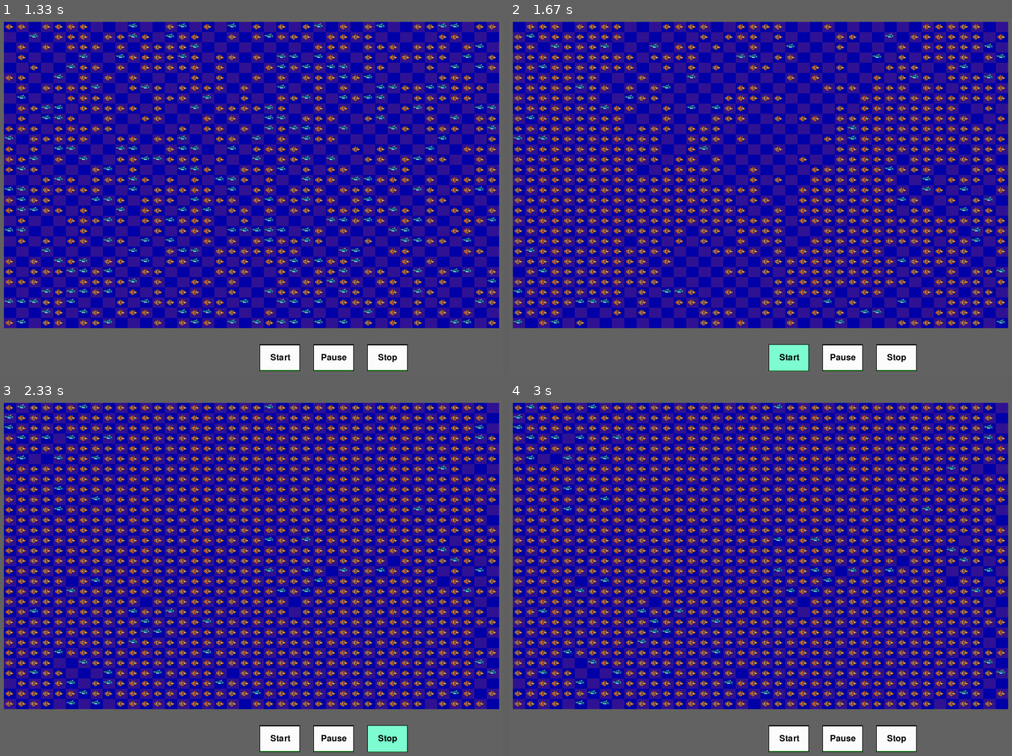
Above: before the commit, frames 1-4 (two rows, left to right).
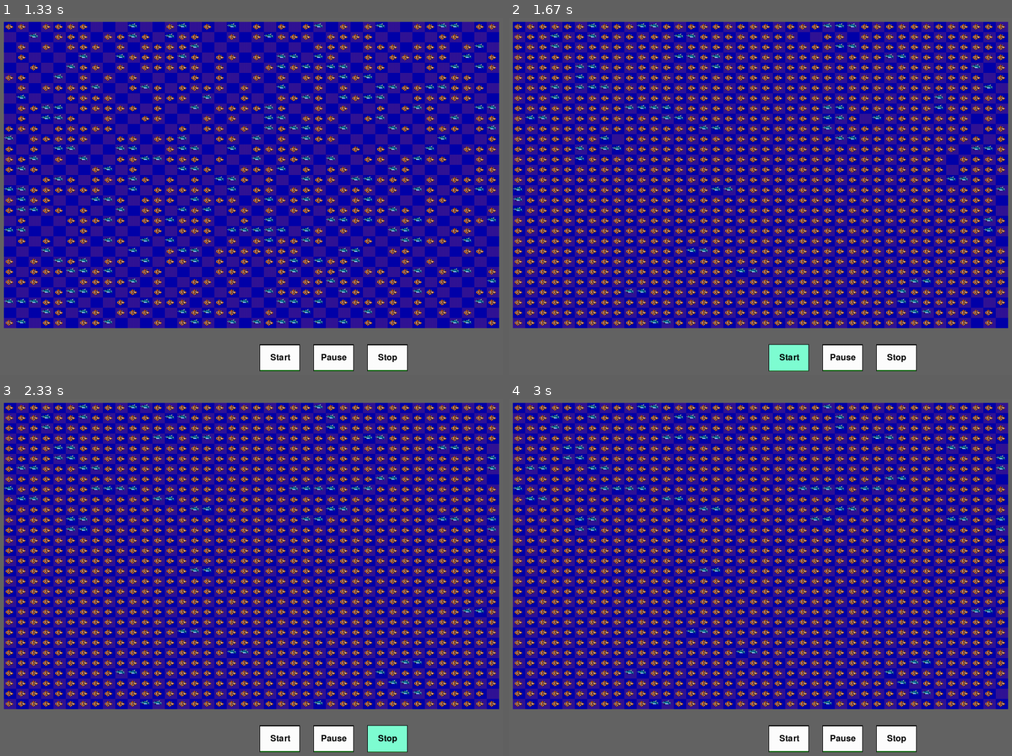
Above: after the commit, the same moments.

Repository: Khadaassi/Simplon_Wa-tor
Game: pygame game, started from main.py
Same seed, same stepped clock (60 frames per second), same inputs: the game is played once before the commit and once after it.
Inputs (mouse positions are in pixels of both pictures, inside the frame that each line leads up to):
- Up to frame 1 (1.33 s): no input
- Up to frame 2 (1.67 s): click (790, 357) at 1.38 s
- Up to frame 3 (2.33 s): click (321, 609) at 1.72 s; click (387, 738) at 2.05 s
- Up to frame 4 (3 s): click (775, 616) at 2.38 s

Frame 1 is identical in both runs. In frame 2, 9.0% of the frame differs, in the area x 0-99%, y 1-87%; in frame 3, 3.8%; in frame 4, 3.8%.

Commit message:
Refactor termination condition in main loop

Diff:
--- a/main.py
+++ b/main.py
@@ -67,7 +67,7 @@
             megalodon_population.append(world.megalodon_population)
             iterations.append(current_iteration)
 
-        if world.fish_population == 0 or world.shark_population == 0 or counter == 100:
+        if world.fish_population == 0 or world.shark_population == 0 or counter == 1000:
 
             break
 
--- a/world.py
+++ b/world.py
@@ -3,7 +3,6 @@
 from fish import Megalodon
 from fish import Megalodon_Tail
 from random import randint
-
 
 class World:
 
@@ -32,12 +31,13 @@
         self.shark_energy = shark_energy #The starting energy of a shark.
         self.shark_energy_gained_by_eating = shark_energy_gain #The amount of energy a shark gains when eating a fish
         self.shark_energy_depletion_rate = shark_energy_depletion_rate #The amount of energy lost when a shark moves. 1 by default.
-        self.enable_megalodons = allow_megalodons #If True, sharks can evolve into Megalodons
-        self.megalodon_evolution_threshold = megalodon_evolution_threshold #The amount of energy a shark needs to evolve into a Megalodon
+        self.enable_megalodons = allow_megalodons #if False, Megalodons generation will be disabled.
+        self.megalodon_evolution_threshold = megalodon_evolution_threshold #The amount of Fish a shark needs to eat before evolving to a Megalodon
+
         #Internal logic block
         self.next_move_will_eat = False
 
-        # Stats block
+        #Stats block
         self.fish_population = self.starting_population[0]
         self.shark_population = self.starting_population[1]
         self.megalodon_population = 0
@@ -55,10 +55,10 @@
         Populate the first state of the world by placing fishes and sharks randomly in the grid.
         """
 
-        # Reset the grid
+        #Reset the grid
         self.grid = []
 
-        # Get buffer values for fishes and sharks
+        #Get buffer values for fishes and sharks
         fishes = self.starting_population[0]
         sharks = self.starting_population[1]
         mega = self.megalodon_starting_population
@@ -69,13 +69,13 @@
             for y in range(0, self.size[0]):
                 self.grid[x].append(False)
 
-        # Place the fishes randomly
+        #Place the fishes randomly
         while fishes > 0:
             x, y = self.get_empty_grid_space()
             self.grid[x][y] = Fish(self.fish_reproduction_time)
             fishes -= 1
 
-        # Place the sharks randomly
+        #Place the sharks randomly
         while sharks > 0:
             x, y = self.get_empty_grid_space()
             self.grid[x][y] = Shark(self.shark_reproduction_time, self.shark_energy, self.megalodon_evolution_threshold)
@@ -93,11 +93,11 @@
         Update the world state and the state of every entity in the grid. (Movement, reproduction, death)
         """
 
-        # Move everything
+        #Move everything
         for x in range(0, len(self.grid)):
             for y in range(0, len(self.grid[x])):
 
-                # skip water tiles
+                #skip water tiles
                 if self.grid[x][y] == False:
                     continue
 
@@ -105,25 +105,27 @@
                 if self.grid[x][y].has_moved or isinstance(self.grid[x][y], Megalodon_Tail):
                     continue
 
-                # Set parameters for next entity
+                #Set parameters for next entity
                 self.next_move_will_eat = False
                 isMegalodon = isinstance(self.grid[x][y], Megalodon) and not isinstance(self.grid[x][y], Megalodon_Tail)
                 isShark = isinstance(self.grid[x][y], Shark) and not isinstance(self.grid[x][y], Megalodon) and not isinstance(self.grid[x][y], Megalodon_Tail)
                 self.grid[x][y].has_moved = True
                 will_reproduce = self.grid[x][y].reproduce()
                 will_die = False
+                will_evolve = False
 
                 #Get the availlable directions for current entity
-                direction = self.get_shark_directions(x, y) if isShark else self.get_fish_direction(x, y)
+                direction = self.get_shark_directions(x, y) if isShark else self.get_megalodons_directions(x, y) if isMegalodon \
+                    else self.get_fish_direction(x, y)
 
                 #If no legal movement, continue the loop
                 if direction == "":
                     continue
 
-                # Get one direction randomly among all availlable direction
-                direction = direction[randint(0, len(direction) - 1)]
-
-                # If Shark will eat a fish, it gains energy
+                #Get one direction randomly among all availlable direction
+                direction = direction[randint(0, len(direction)-1)]
+
+                #If Shark will eat a fish, it gains energy
                 if self.next_move_will_eat:
                         self.grid[x][y].eat(self.shark_energy_gained_by_eating)
                         #If Megaladons can appear, check if current shark can evolve
@@ -133,9 +135,7 @@
 
                 #Sharks lose energy when moving.
                 if isShark:
-                    if not self.grid[x][y].energy_management(
-                        self.shark_energy_depletion_rate
-                    ):
+                    if not self.grid[x][y].energy_management(self.shark_energy_depletion_rate):
                         self.grid[x][y] = False
                         will_die = True
 
@@ -160,33 +160,33 @@
                 if direction == "N":
                     self.grid[x-1][y] = self.grid[x][y] if not will_die else False
                 if direction == "D":
-                    self.grid[len(self.grid) - 1][y] = (
-                        self.grid[x][y] if not will_die else False
-                    )
-
-                # South/Down block
+                    self.grid[len(self.grid)-1][y] = self.grid[x][y] if not will_die else False
+
+                #South/Down block
                 if direction == "S":
-                    self.grid[x + 1][y] = self.grid[x][y] if not will_die else False
+                    self.grid[x+1][y] = self.grid[x][y] if not will_die else False
                 if direction == "U":
                     self.grid[0][y] = self.grid[x][y] if not will_die else False
 
-                # West/Right block
+                #West/Right block
                 if direction == "W":
-                    self.grid[x][y - 1] = self.grid[x][y] if not will_die else False
+                    self.grid[x][y-1] = self.grid[x][y] if not will_die else False
                 if direction == "R":
-                    self.grid[x][len(self.grid[x]) - 1] = (
-                        self.grid[x][y] if not will_die else False
-                    )
-
-                # East/Left block
+                    self.grid[x][len(self.grid[x])-1] = self.grid[x][y] if not will_die else False
+
+                #East/Left block
                 if direction == "E":
-                    self.grid[x][y + 1] = self.grid[x][y] if not will_die else False
+                    self.grid[x][y+1] = self.grid[x][y] if not will_die else False
                 if direction == "L":
                     self.grid[x][0] = self.grid[x][y] if not will_die else False
 
                 #Check for leaving tile behavior
                 #If reproducing, left a new entity of same type. Else, leaves water.
-                if will_reproduce:
+                if isMegalodon:
+                    #Move tail if the Megalodon didn't die
+                    if not will_die:
+                        self.grid[x][y] = Megalodon_Tail(direction)
+                elif will_reproduce:
                     if isShark:
                         self.grid[x][y] = Shark(self.shark_reproduction_time, self.shark_energy, self.megalodon_evolution_threshold)
                     else:
@@ -194,22 +194,23 @@
                 else:
                     self.grid[x][y] = False
 
-        # Reset fishes movement
+        #Reset fishes movement
         for x in self.grid:
             for y in x:
                 if y:
                     y.has_moved = False
 
+
     def get_empty_grid_space(self) -> int:
         """
         Return the coordinates of a random empty space in the grid as two int x and y.
         """
 
-        # Loop through random coordinates until one water tile is found
+        #Loop through random coordinates until one water tile is found
         found_suitable_space = False
         while not found_suitable_space:
-            x = randint(0, self.size[1] - 1)
-            y = randint(0, self.size[0] - 1)
+            x = randint(0, self.size[1]-1)
+            y = randint(0, self.size[0]-1)
             if self.grid[x][y] == False:
                 found_suitable_space = True
         return x, y
@@ -231,7 +232,7 @@
                 elif isinstance(y, Shark):
                     line += f"[\033[31mX\033[0m]"
                     self.shark_population += 1
-                elif isinstance(y, Fish):
+                elif isinstance(y,Fish):
                     line += f"[\033[33mO\033[0m]"
                     self.fish_population += 1
                 else:
@@ -319,31 +320,31 @@
         outcomes = ""
 
         #Check for North availlable
-        if x == 0 and not isinstance(self.grid[len(self.grid)-1][y], Fish) and not isinstance(self.grid[len(self.grid)-1][y], Shark):
+        if x == 0 and self.check_for_only_fish_in_tile(len(self.grid)-1, y):
             outcomes += "D"
         elif x == 0:
             pass
-        elif isinstance(self.grid[x-1][y], Fish) and not isinstance(self.grid[x-1][y], Shark):
+        elif self.check_for_only_fish_in_tile(x-1, y):
             outcomes += "N"
 
         #Check for South availlable
-        if x == (len(self.grid) - 1) and isinstance(self.grid[0][y], Fish) and not isinstance(self.grid[0][y], Shark):
+        if x == (len(self.grid) - 1) and self.check_for_only_fish_in_tile(0, y):
             outcomes += "U"
         elif x == (len(self.grid) - 1):
             pass
-        elif isinstance(self.grid[x+1][y], Fish) and not isinstance(self.grid[x+1][y], Shark):
+        elif self.check_for_only_fish_in_tile(x+1, y):
             outcomes += "S"
 
         #Check for West availlable
-        if y == 0 and isinstance(self.grid[x][len(self.grid[y])-1], Fish) and not isinstance(self.grid[x][len(self.grid[y])-1], Shark):
+        if y == 0 and self.check_for_only_fish_in_tile(x, len(self.grid[y])-1):
             outcomes += "R"
         elif y == 0:
             pass
-        elif isinstance(self.grid[x][y-1], Fish) and not isinstance(self.grid[x][y-1], Shark):
+        elif self.check_for_only_fish_in_tile(x, y-1):
             outcomes += "W"
 
         #check for East availlabke
-        if y == (len(self.grid[x]) - 1) and isinstance(self.grid[x][0], Fish) and not isinstance(self.grid[x][0], Shark):
+        if y == (len(self.grid[x]) - 1) and self.check_for_only_fish_in_tile(x, 0):
             outcomes += "L"
         elif y == (len(self.grid[x]) - 1):
             pass
@@ -354,7 +355,7 @@
             self.next_move_will_eat = True
             return outcomes
 
-        # If no fish availlable, return normal fish behavior
+        #If no fish availlable, return normal fish behavior
         return self.get_fish_direction(x, y)
 
     def get_fish_direction(self, x: int, y: int) -> str:
@@ -375,36 +376,36 @@
 
         outcomes = ""
 
-        # Check for North availlable
-        if x == 0 and self.grid[len(self.grid) - 1][y] == False:
+        #Check for North availlable
+        if x == 0 and self.grid[len(self.grid)-1][y] == False:
             outcomes += "D"
         elif x == 0:
             pass
-        elif self.grid[x - 1][y] == False:
+        elif self.grid[x-1][y] == False:
             outcomes += "N"
 
-        # Check for South availlable
+        #Check for South availlable
         if x == (len(self.grid) - 1) and self.grid[0][y] == False:
             outcomes += "U"
         elif x == (len(self.grid) - 1):
             pass
-        elif self.grid[x + 1][y] == False:
+        elif self.grid[x+1][y] == False:
             outcomes += "S"
 
-        # Check for West availlable
-        if y == 0 and self.grid[x][len(self.grid[y]) - 1] == False:
+        #Check for West availlable
+        if y == 0 and self.grid[x][len(self.grid[y])-1] == False:
             outcomes += "R"
         elif y == 0:
             pass
-        elif self.grid[x][y - 1] == False:
+        elif self.grid[x][y-1] == False:
             outcomes += "W"
 
-        # check for East availlabke
+        #check for East availlabke
         if y == (len(self.grid[x]) - 1) and self.grid[x][0] == False:
             outcomes += "L"
         elif y == (len(self.grid[x]) - 1):
             pass
-        elif self.grid[x][y + 1] == False:
+        elif self.grid[x][y+1] == False:
             outcomes += "E"
 
         return outcomes
